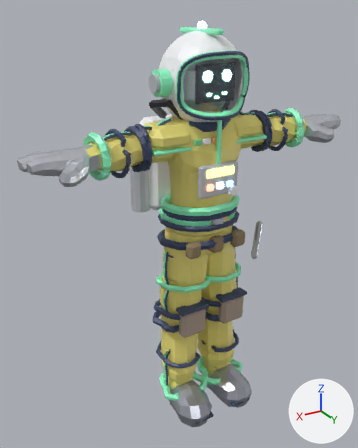
A saved change to the glTF model assets/models/char_tick.glb.
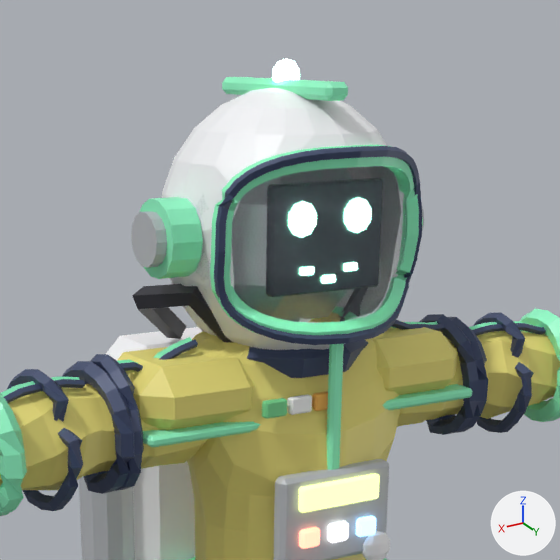
The first picture shows the older version from a 50 mm camera at (0.509, 0.788, 0.796) aimed at (0.028, -0.014, 0.395). The close-ups show the older and then the newer version on the part from 29% to 83% of the width and 0% to 44% of the height of that picture. Only the edits that show in the close-ups are written down. Arrows for +X, +Y and +Z are at lower right; the lights stay in place. Where no turn or scale is listed for an object, it has been applied to the vertices. Vertices at exactly the same position are counted once.

Names of what the first close-up shows: 'Chest_black', 'Chest_gray', 'Chest_white', 'Head_dark', 'Head_tick_helm', 'Head_tick_trim', 'Head_visor', 'LowerArm.L_dark', 'LowerArm.R_dark', 'UpperArm.L_tick_suit', 'UpperArm.R_tick_suit', 'Worker_Body_suit' and 17 more.
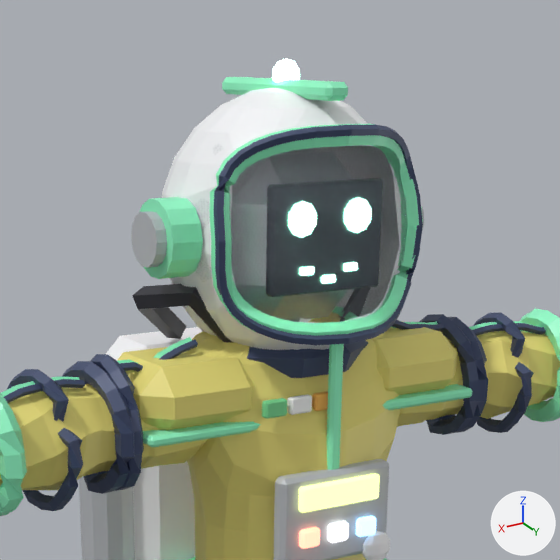
Pixel boxes (x1, y1, x2, y2) of what changed, in the close-ups (560 x 560 px; the box of a moved part takes in the faces that stretch with it):
'Head_tick_helm', reshaped: before (162, 88, 398, 350); after (162, 88, 400, 350)
'Head_tick_trim', reshaped: before (139, 77, 423, 335); after (139, 77, 423, 336)
'Head_dark', reshaped (10% taller): before (214, 146, 422, 345); after (214, 125, 423, 345)
part 2 of me_sphere, moved or reshaped: before (185, 110, 398, 337); after (185, 110, 400, 337)
part 3 of me_tube, moved or reshaped: before (210, 145, 419, 333); after (209, 124, 419, 332)

The change in detail:
me_tube_001 is used by ob_head_dark; location (0.0, 0.0, 0.0).
me_tube_001 had 200 vertices, 400 faces and spanned x -0.0752..0.0745, y 0.0538..0.0961, z 0.6231..0.7354.
me_tube_001 now has 200 vertices, 400 faces and spans x -0.0752..0.0746, y 0.0519..0.0914, z 0.6229..0.7466.
me_tube_001 part 1: 200 of 200 vertices moved; they spanned x -0.0752..0.0745, y 0.0538..0.0961, z 0.6231..0.7354 and now span x -0.0752..0.0746, y 0.0519..0.0914, z 0.6229..0.7466; mean shift (0.0, -0.0033, 0.0054).
me_sphere is used by ob_head_tick_helm; location (0.0, 0.0, 0.0).
me_sphere had 400 vertices, 796 faces and spanned x -0.077..0.077, y -0.066..0.087, z 0.598..0.766.
me_sphere now has 390 vertices, 776 faces and spans x -0.077..0.077, y -0.066..0.083, z 0.598..0.766.
Part 2, on me_sphere:
40 vertices are removed from x -0.062..0.063, y 0.038..0.087, z 0.64..0.741.
140 faces are deleted.
4 vertices in x -0.049..0.049, y 0.061..0.063, z 0.638..0.641 move by (0.0, 0.001, 0.0).
16 vertices move from x -0.067..0.067, y 0.038..0.076, z 0.692..0.741 to x -0.067..0.067, y 0.053..0.079, z 0.671..0.739.
30 vertices are added at x -0.063..0.063, y 0.038..0.061, z 0.64..0.732.
120 new faces join them.
me_tube is used by ob_head_tick_trim; location (0.0, 0.0, 0.0).
me_tube had 280 vertices, 548 faces and spanned x -0.092..0.092, y -0.047..0.094, z 0.624..0.769.
me_tube now has 280 vertices, 548 faces and spans x -0.092..0.092, y -0.047..0.089, z 0.623..0.769.
me_tube part 3: 161 of 280 vertices moved; they spanned x -0.075..0.074, y 0.047..0.094, z 0.631..0.736 and now span x -0.075..0.074, y 0.045..0.085, z 0.631..0.747; mean shift (0.0, -0.004, 0.007); largest move (0.034, 0.086, 0.729) -> (0.034, 0.076, 0.74).
